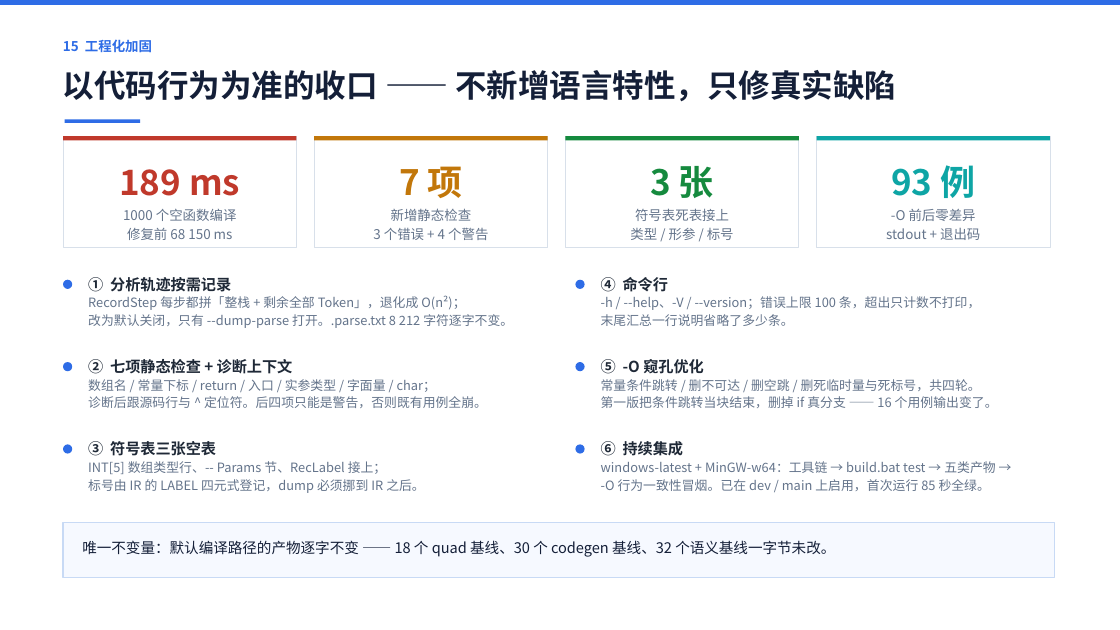
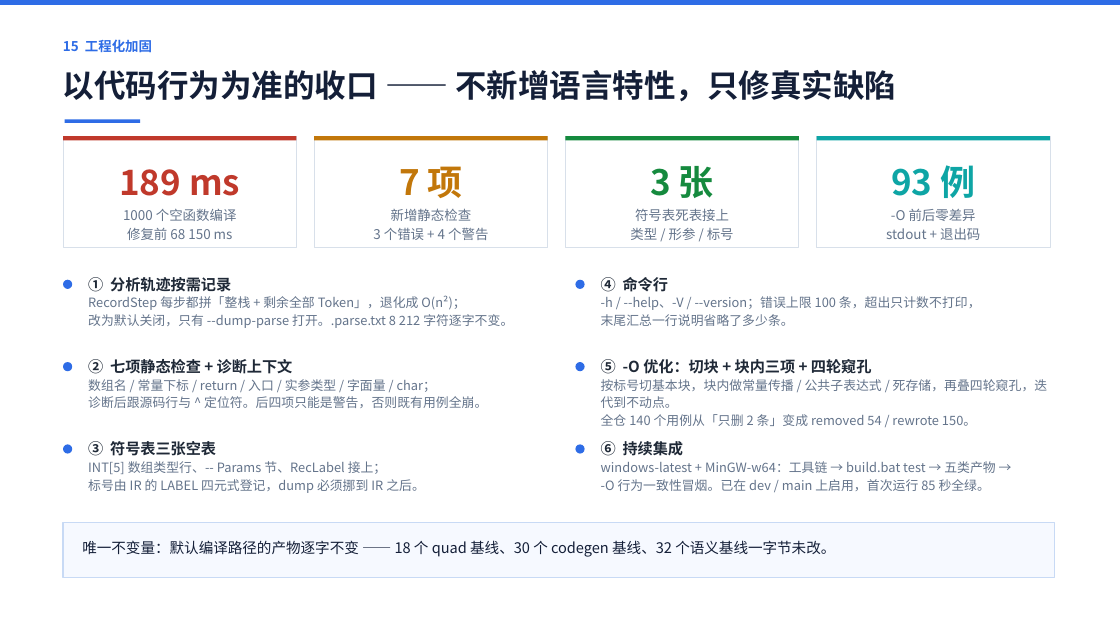
Before and after one commit to 9527-qincheng/MiniCCompiler, a slide deck: slide 16 of docs/MiniC编译器_答辩演示.pptx. Drawn at 1120x630 pixels with LibreOffice and Linux fonts; fonts in the diff are those of the drawing. Boxes give left, top, right and bottom in pixels: in the first picture for what was removed or moved away, otherwise in the second. Text is boxed around its words. In the diff, an @@ line names an element or a change of style, - is before the commit and + after.

Commit message:
docs: 第三轮收口同步（块内优化 / 基础版表述清除 / 数据口径校正）
- 验收报告新增 5.8 节、项目总结新增 3.15 节，记录基本块划分与三项块内优化
- 基准版本由 5e9e6c8 更正为 e0d2ba4（此前「此后提交仅涉文档」已不成立）
- 规模数字统一：21 文件 9 572 行 / 140 个 .mc / minic.exe 2 569 960 字节 / 100 余条提交
- 产物尺寸校正：.sym.txt 318→343 B（六节分表）、.asm 1 216→1 166 B（40 行）
- interface.md 冲突/扩展记录 35→36 条；项目书与 PPT 同步 -O 的新做法
- tests/test.asm 随累加器直通更新（少两条临时量搬运指令）

```diff
--- a/docs/MiniC编译器_答辩演示.pptx
+++ b/docs/MiniC编译器_答辩演示.pptx
@@ text at [601, 359, 872, 374]: text changed @@
-⑤ -O 窥孔优化
+⑤ -O 优化：切块 + 块内三项 + 四轮窥孔
@@ text at [601, 379, 1048, 426]: text changed @@
-常量条件跳转 / 删不可达 / 删空跳 / 删死临时量与死标号，共四轮。
-第一版把条件跳转当块结束，删掉 if 真分支 —— 16 个用例输出变了。
+按标号切基本块，块内做常量传播 / 公共子表达式 / 死存储，再叠四轮窥孔，迭代到不动点。
+全仓 140 个用例从「只删 2 条」变成 removed 54 / rewrote 150。
```
Also in this commit, not shown: 1 other slide changed, 21 other files.
